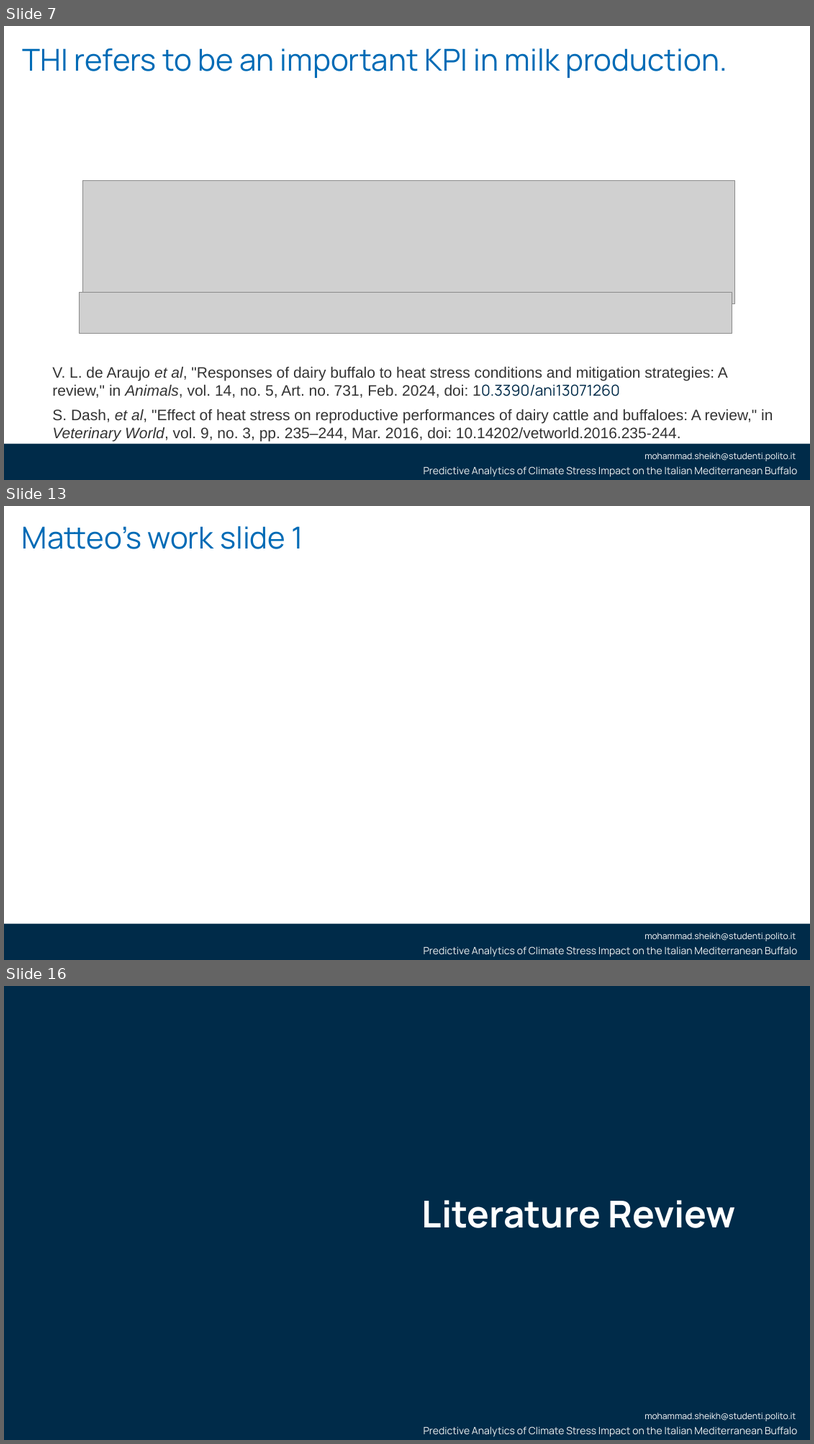
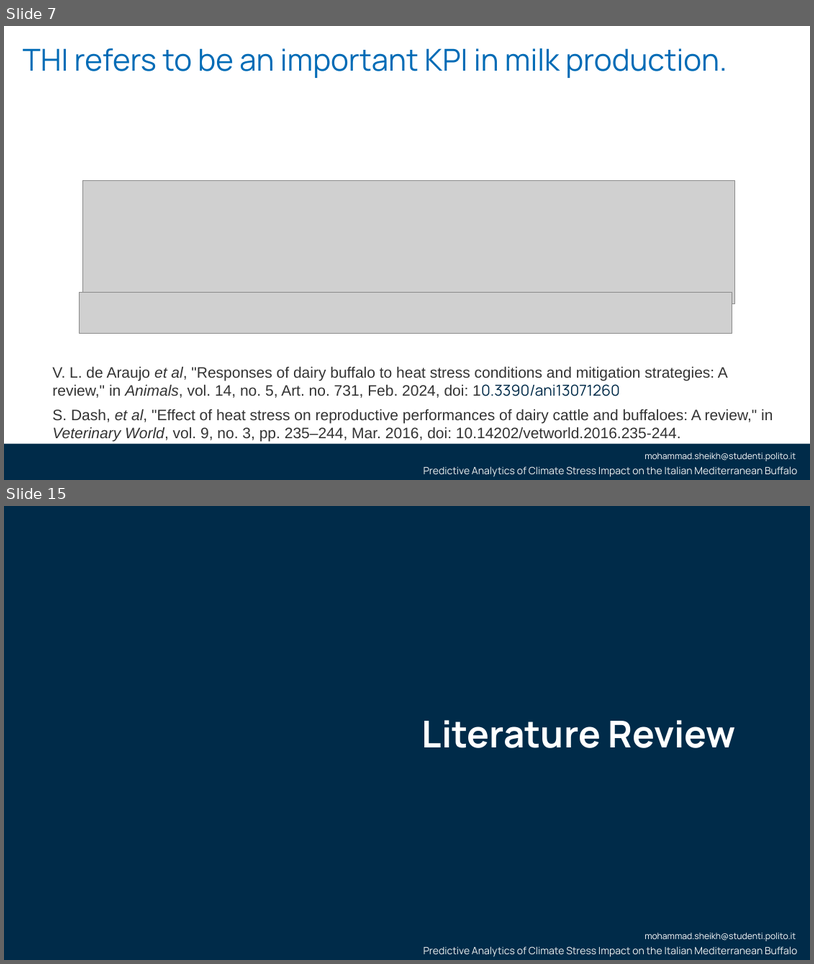
Before and after one commit to smsag99/Thesis, a slide deck: Presentation/thesisPresentation3.pptx. Shown one above the other, each under a label of ours: slides 7, 13 and 16 before the commit, slides 7 and 15 after it; the slides between them are not shown. The pictures are 814x1444 and 814x964 pixels, drawn with LibreOffice and Linux fonts; fonts in the diff are those of the drawing; grey boxes stand for pictures; background and template pictures are left out. Boxes give left, top, right and bottom in pixels: in the first picture for what was removed or moved away, otherwise in the second. Text is boxed around its words. In the diff, an @@ line names an element or a change of style, - is before the commit and + after.

```diff
--- a/Presentation/thesisPresentation3.pptx
+++ b/Presentation/thesisPresentation3.pptx
@@ slide 13 removed at [4, 506, 810, 960], background #FFFFFF; not listed: 3 template elements that a slide beside it also shows @@
@@ title removed at [22, 526, 304, 549] @@
-Matteo’s work slide 1
@@ what was slide 16 is now slide 15 @@
```
Also in this commit, not shown: 10 slides changed, 4 slides added, 4 other slides removed, 3 other files.
